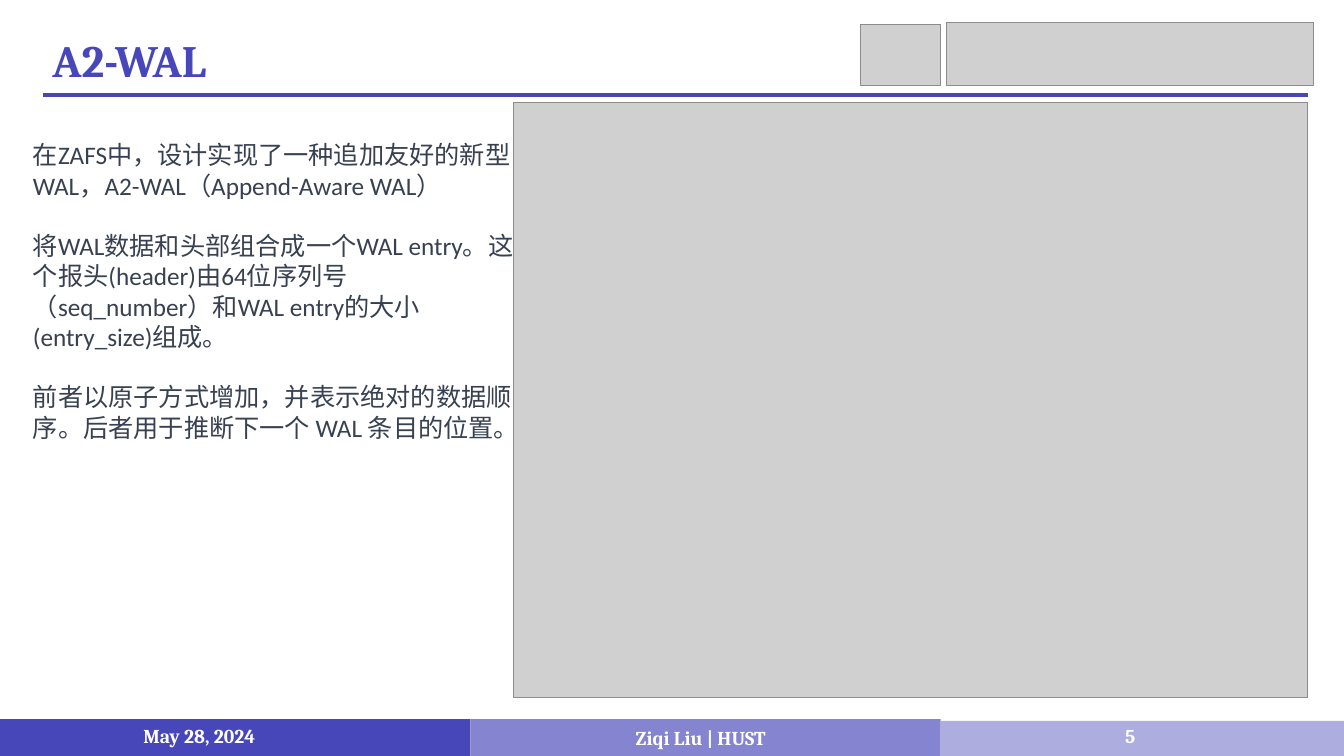
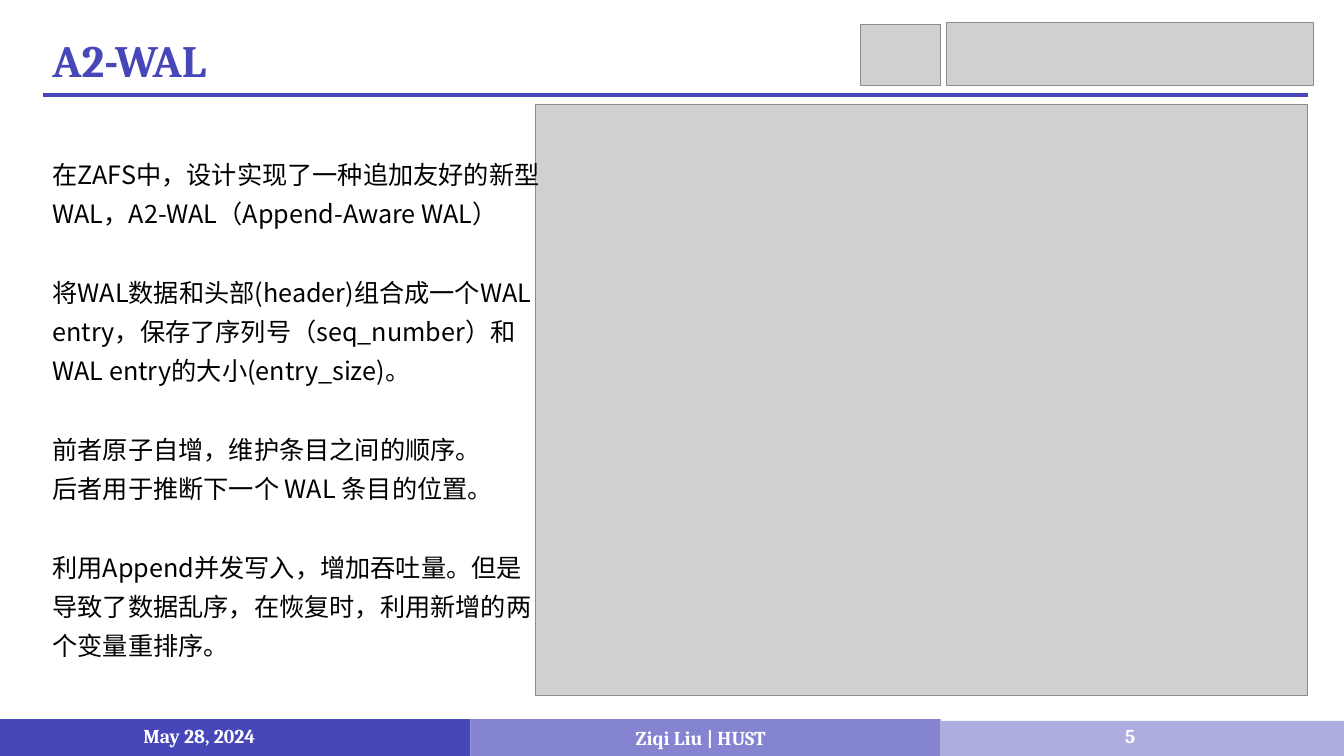
Before and after one commit to LiuziqiOvO/md, a slide deck: slide 5 of 毕设/毕设答辩.pptx. Drawn at 1344x756 pixels with LibreOffice and Linux fonts; fonts in the diff are those of the drawing; grey boxes stand for pictures. Boxes give left, top, right and bottom in pixels: in the first picture for what was removed or moved away, otherwise in the second. Text is boxed around its words. In the diff, an @@ line names an element or a change of style, - is before the commit and + after.

```diff
--- a/毕设/毕设答辩.pptx
+++ b/毕设/毕设答辩.pptx
@@ picture resized from (x1=513, y1=103, x2=1309, y2=698) to (x1=535, y1=105, x2=1308, y2=696) @@
@@ text "在ZAFS中，设计实现了一种追加友好的新型WAL，A2-WAL（Append-Aware WAL）" moved from (x1=33, y1=142, x2=519, y2=443) to (x1=52, y1=158, x2=539, y2=657) @@
@@ text at (x1=52, y1=158, x2=539, y2=229): font Calibri to Noto Sans CJK SC, text colour #374151 to #000000 in "在ZAFS中，设计实现了一种追加友好的新型WAL，A2-WAL（Append-Aware WAL）"; line spacing 1 to 1.3 @@
@@ text at (x1=52, y1=280, x2=531, y2=657): text changed; font Calibri to Noto Sans CJK SC; text colour #374151 to #000000 @@
-将WAL数据和头部组合成一个WAL entry。这个报头(header)由64位序列号（seq_number）和WAL entry的大小(entry_size)组成。
-前者以原子方式增加，并表示绝对的数据顺序。后者用于推断下一个 WAL 条目的位置。
+将WAL数据和头部(header)组合成一个WAL entry，保存了序列号（seq_number）和WAL entry的大小(entry_size)。
+前者原子自增，维护条目之间的顺序。
+后者用于推断下一个 WAL 条目的位置。
+利用Append并发写入，增加吞吐量。但是导致了数据乱序，在恢复时，利用新增的两个变量重排序。
```
Also in this commit, not shown: 8 other slides changed, 2 other files.
